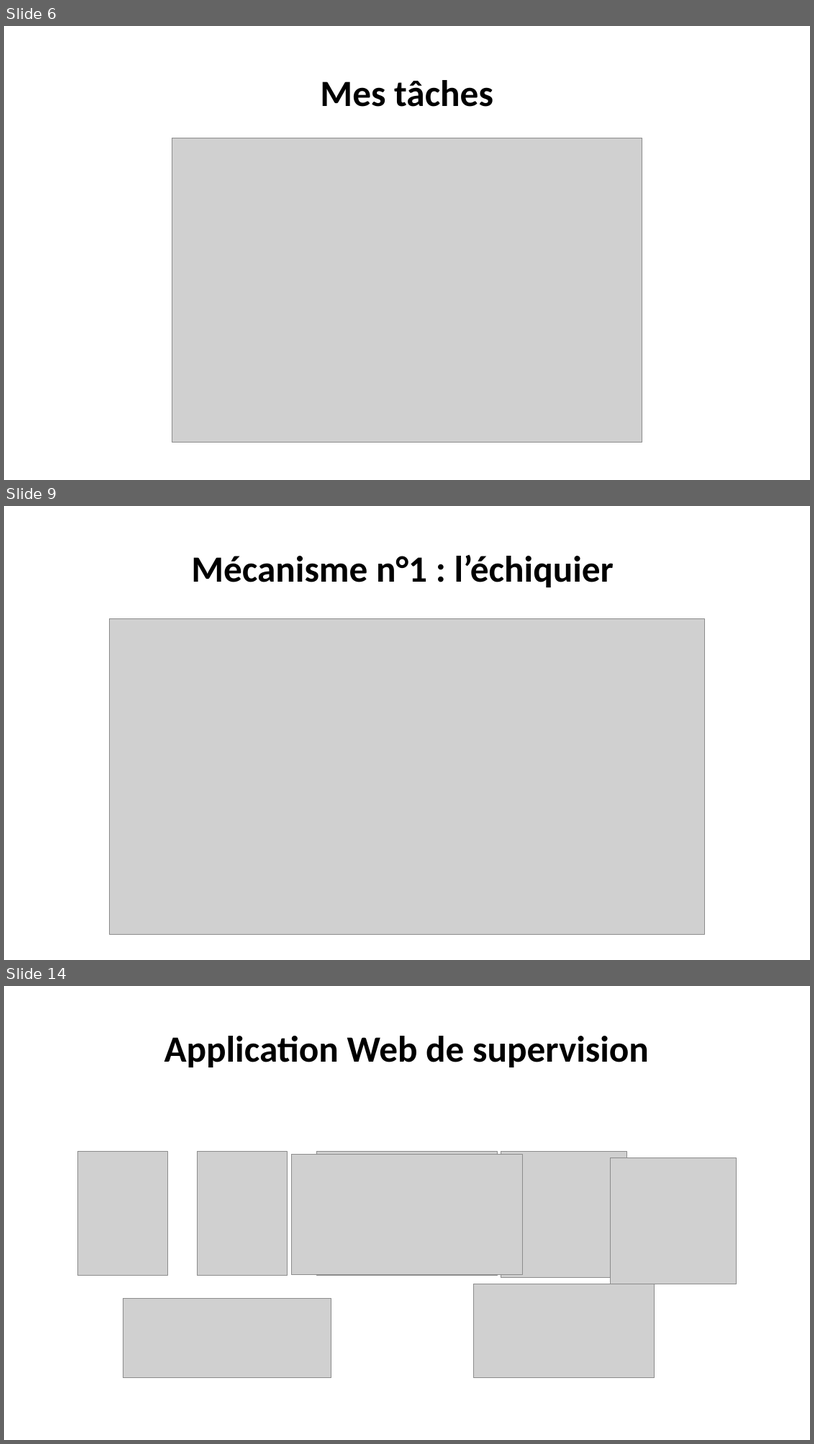
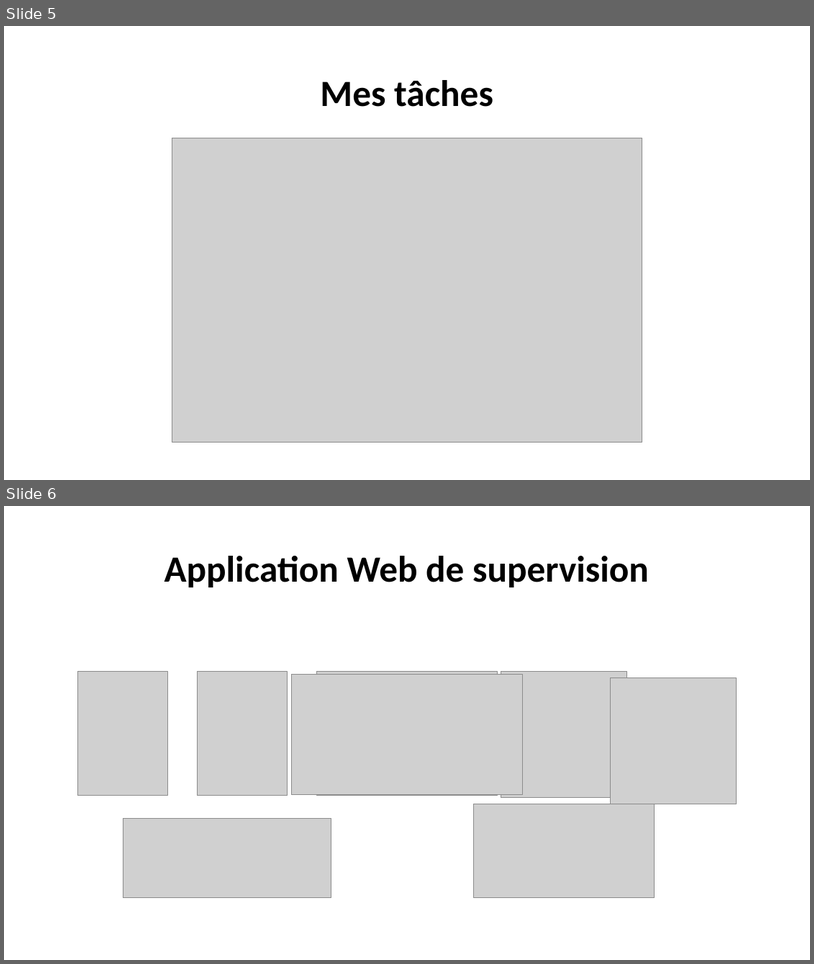
Before and after one commit to corentin-breny/Systeme_Escape_Game_13emePorte, a slide deck: Etudiants/Joshua/PremièreRevueDeProjet.pptx. Shown one above the other, each under a label of ours: slides 6, 9 and 14 before the commit, slides 5 and 6 after it; the slides between them are not shown. The pictures are 814x1444 and 814x964 pixels, drawn with LibreOffice and Linux fonts; fonts in the diff are those of the drawing; grey boxes stand for pictures; background and template pictures are left out. Boxes give left, top, right and bottom in pixels: in the first picture for what was removed or moved away, otherwise in the second. Text is boxed around its words. In the diff, an @@ line names an element or a change of style, - is before the commit and + after.

```diff
--- a/Etudiants/Joshua/PremièreRevueDeProjet.pptx
+++ b/Etudiants/Joshua/PremièreRevueDeProjet.pptx
@@ slide 9 removed at box(4, 506, 810, 960), background picture (left out) @@
@@ text removed at box(191, 555, 614, 587) @@
-Mécanisme n°1 : l’échiquier
@@ picture removed at box(109, 618, 705, 934) @@
@@ what was slide 6 is now slide 5 @@
@@ what was slide 14 is now slide 6 @@
```
Also in this commit, not shown: 2 slides changed, 7 other slides removed, 1 other file.
